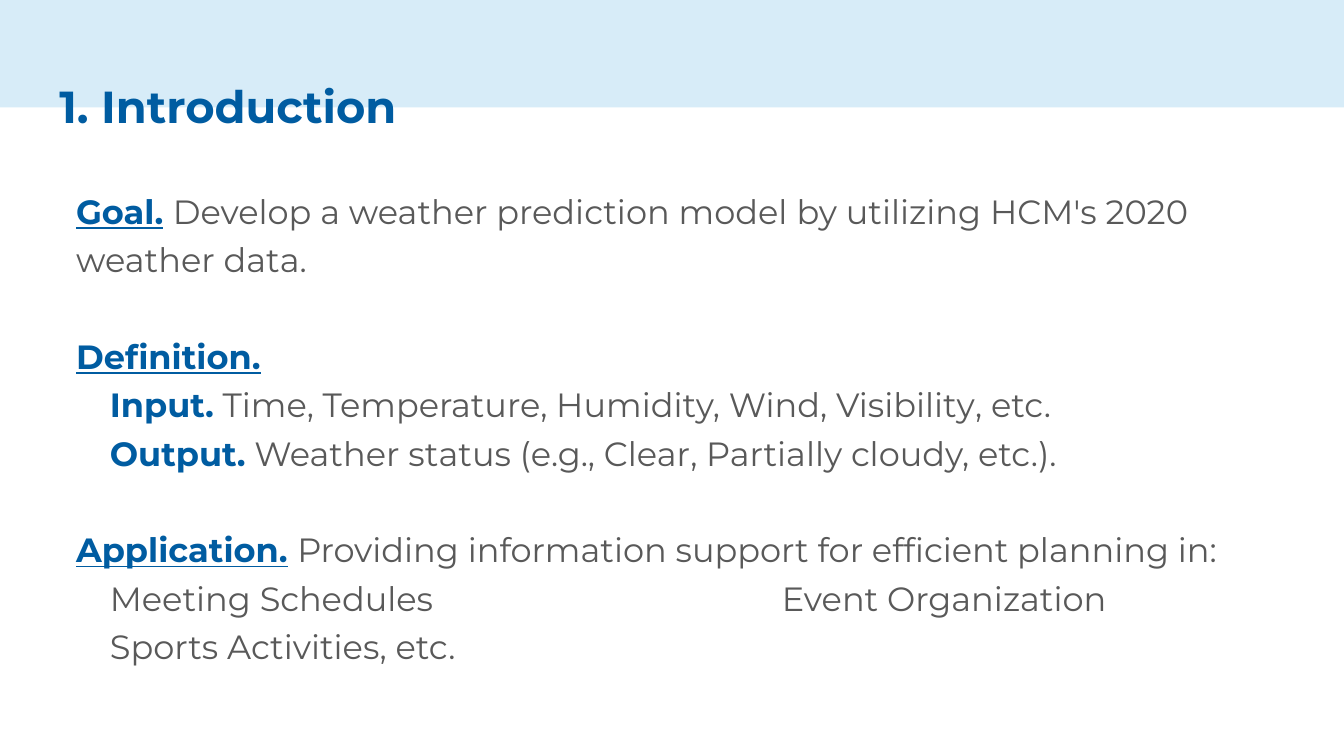
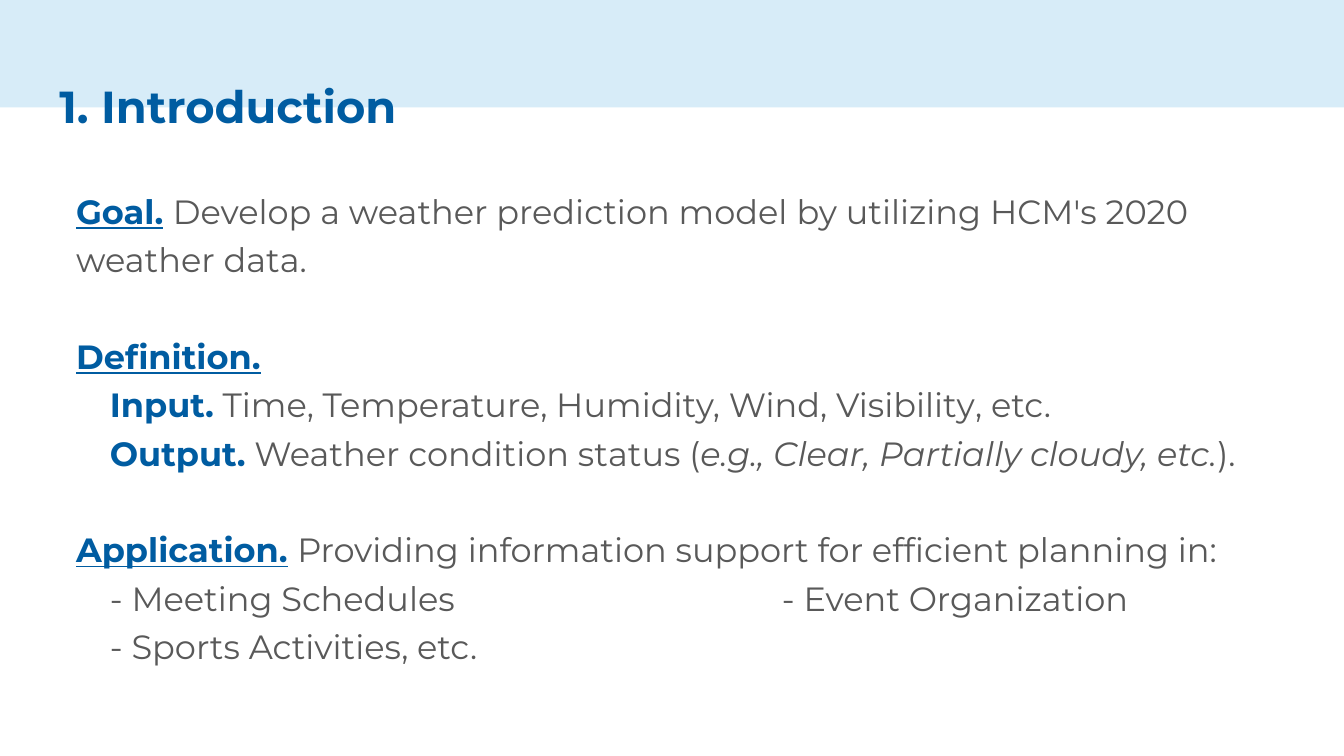
Before and after one commit to haiphan2000/CS114-Machine-Learning, a slide deck: slide 4 of ML slides.pptx. Drawn at 1344x756 pixels with LibreOffice and Linux fonts; fonts in the diff are those of the drawing. Boxes give left, top, right and bottom in pixels: in the first picture for what was removed or moved away, otherwise in the second. Text is boxed around its words. In the diff, an @@ line names an element or a change of style, - is before the commit and + after.

```diff
--- a/ML slides.pptx
+++ b/ML slides.pptx
@@ text at (x1=110, y1=441, x2=1235, y2=473): text changed @@
-Output. Weather status (e.g., Clear, Partially cloudy, etc.).
+Output. Weather condition status (e.g., Clear, Partially cloudy, etc.).
@@ text at (x1=132, y1=586, x2=1128, y2=666): text changed @@
-Meeting Schedules Event Organization
-Sports Activities, etc.
+- Meeting Schedules - Event Organization
+- Sports Activities, etc.
```
Also in this commit, not shown: 9 other slides changed, 1 other file.
